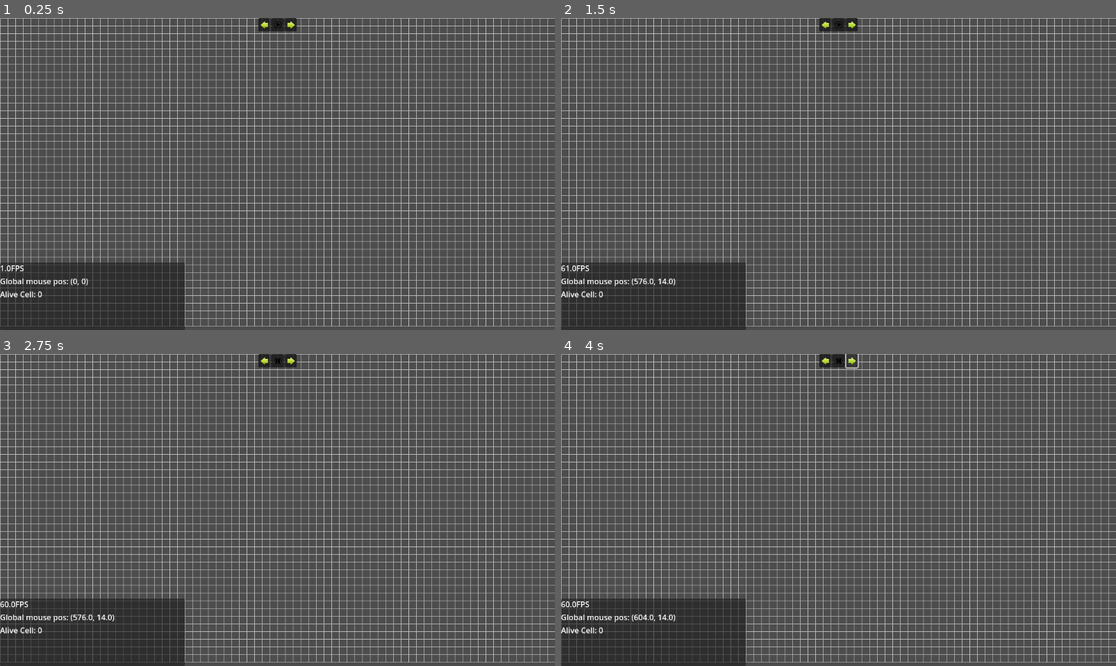
Above: before the commit, frames 1-4 (two rows, left to right).
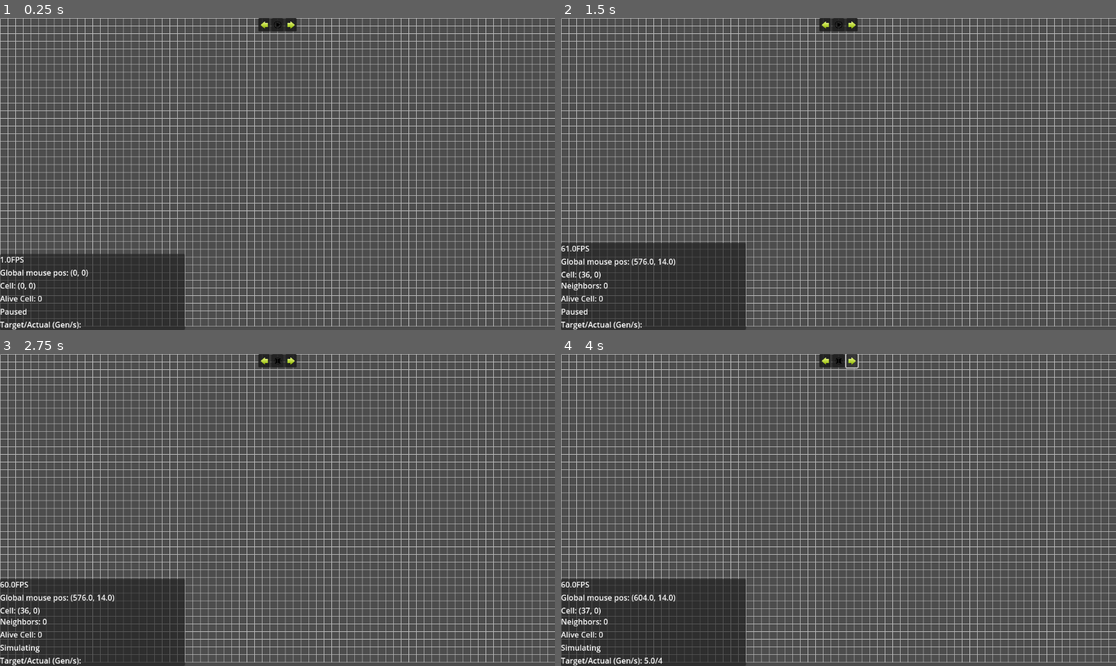
Above: after the commit, the same moments.

Repository: Eli410/Conways-game-of-life
Game: Godot game, scene res://scenes/game.tscn
Same seed, same stepped clock (60 frames per second), same inputs: the game is played once before the commit and once after it.
Inputs (mouse positions are in pixels of both pictures, inside the frame that each line leads up to):
- Up to frame 1 (0.25 s): no input
- Up to frame 2 (1.5 s): click (838, 24) at 0.5 s; click (838, 24) at 1.25 s
- Up to frame 3 (2.75 s): click (277, 360) at 2 s
- Up to frame 4 (4 s): click (849, 360) at 2.75 s; click (849, 360) at 3.5 s

The runs differ from the first frame. In frame 1, 1.6% of the frame differs, in the area x 0-34%, y 75-100%; in frame 2, 2.9%; in frame 3, 2.9%; in frame 4, 2.9%, in the area x 0-34%, y 71-100%.

Commit message:
working game
Game working, added some debug info

Diff:
--- a/conway's-game-of-life/scenes/game.tscn
+++ b/conway's-game-of-life/scenes/game.tscn
@@ -6,8 +6,11 @@
 [ext_resource type="Script" uid="uid://cai4dc77okk2s" path="res://scripts/mouse_pos.gd" id="2_lbhrr"]
 [ext_resource type="Script" uid="uid://busarx4hd7jb8" path="res://scripts/camera_2d.gd" id="2_yqjtg"]
 [ext_resource type="Script" uid="uid://bc08sytabywop" path="res://scripts/cell_count.gd" id="4_p57ef"]
+[ext_resource type="Script" uid="uid://df0i0qyxg5163" path="res://scripts/state.gd" id="5_dinhu"]
+[ext_resource type="Script" uid="uid://bih0nlov045q" path="res://scripts/cell.gd" id="6_kvuet"]
 [ext_resource type="Texture2D" uid="uid://dsxg41mne3lgq" path="res://icons/prev.png" id="7_0tnpc"]
 [ext_resource type="Script" uid="uid://c1l70x4gnsvw8" path="res://scripts/h_box_container.gd" id="7_kvpfn"]
+[ext_resource type="Script" uid="uid://dldj6q4lyeoao" path="res://scripts/simulation_speed.gd" id="7_trtic"]
 [ext_resource type="Texture2D" uid="uid://bdyhltcecs6of" path="res://icons/play.png" id="7_u5sy4"]
 [ext_resource type="Texture2D" uid="uid://dchrem8skobgo" path="res://icons/pause.png" id="9_kvpfn"]
 [ext_resource type="Texture2D" uid="uid://bn4ej744tt4b2" path="res://icons/next.png" id="9_vtaks"]
@@ -50,11 +53,29 @@
 fit_content = true
 script = ExtResource("2_lbhrr")
 
+[node name="CellPos" type="RichTextLabel" parent="DebugMenu/Control/PanelContainer/VBoxContainer"]
+layout_mode = 2
+text = "Cell: (0, 0)"
+fit_content = true
+script = ExtResource("6_kvuet")
+
 [node name="CellCount" type="RichTextLabel" parent="DebugMenu/Control/PanelContainer/VBoxContainer"]
 layout_mode = 2
 text = "Alive Cell: 0"
 fit_content = true
 script = ExtResource("4_p57ef")
+
+[node name="State" type="RichTextLabel" parent="DebugMenu/Control/PanelContainer/VBoxContainer"]
+layout_mode = 2
+text = "Paused"
+fit_content = true
+script = ExtResource("5_dinhu")
+
+[node name="SimulationSpeed" type="RichTextLabel" parent="DebugMenu/Control/PanelContainer/VBoxContainer"]
+layout_mode = 2
+text = "Target/Actual (Gen/s):"
+fit_content = true
+script = ExtResource("7_trtic")
 
 [node name="Camera2D" type="Camera2D" parent="."]
 unique_name_in_owner = true
@@ -106,5 +127,10 @@
 layout_mode = 2
 icon = ExtResource("9_vtaks")
 
+[connection signal="pressed" from="CanvasLayer/TopMenu/PanelContainer/HBoxContainer/Play" to="DebugMenu/Control/PanelContainer/VBoxContainer/State" method="_on_play_pressed"]
+[connection signal="pressed" from="CanvasLayer/TopMenu/PanelContainer/HBoxContainer/Play" to="Board" method="_on_play_pressed"]
 [connection signal="pressed" from="CanvasLayer/TopMenu/PanelContainer/HBoxContainer/Play" to="CanvasLayer/TopMenu/PanelContainer/HBoxContainer" method="_on_play_pressed"]
+[connection signal="pressed" from="CanvasLayer/TopMenu/PanelContainer/HBoxContainer/Pause" to="DebugMenu/Control/PanelContainer/VBoxContainer/State" method="_on_pause_pressed"]
+[connection signal="pressed" from="CanvasLayer/TopMenu/PanelContainer/HBoxContainer/Pause" to="Board" method="_on_pause_pressed"]
 [connection signal="pressed" from="CanvasLayer/TopMenu/PanelContainer/HBoxContainer/Pause" to="CanvasLayer/TopMenu/PanelContainer/HBoxContainer" method="_on_pause_pressed"]
+[connection signal="pressed" from="CanvasLayer/TopMenu/PanelContainer/HBoxContainer/Next" to="Board" method="_on_next_pressed"]
--- a/conway's-game-of-life/scripts/board.gd
+++ b/conway's-game-of-life/scripts/board.gd
@@ -6,6 +6,8 @@
 var _painted : Dictionary = {}
 var mouse_left_hold := false
 var mode := "paint"
+var simulate := false
+var delay := 0.2
 
 signal cell_changed()
 
@@ -25,14 +27,14 @@
 		var rect = Rect2i(pos * cell_size, Vector2(cell_size, cell_size))
 		draw_rect(rect, c, true)
 
+	cell_changed.emit()
+
 func paint_cell(cell : Vector2i, color : Color) -> void:
 	_painted[cell] = color
-	cell_changed.emit()
 	queue_redraw()
 
 func erase_cell(cell : Vector2i) -> void:
 	_painted.erase(cell)
-	cell_changed.emit()
 	queue_redraw()
 
 func clear_all() -> void:
@@ -40,7 +42,22 @@
 	queue_redraw()
 
 func global_to_cell(pos: Vector2i):
-	return Vector2i((pos[0] / cell_size), (pos[1] / cell_size))
+	return pos / cell_size
+	#return Vector2i((pos[0] / cell_size), (pos[1] / cell_size))
+
+func get_neighbors(pos: Vector2i):
+	const neighboring_squares := [
+		Vector2i(-1,-1), Vector2i(0,-1), Vector2i(1,-1),
+		Vector2i(-1, 0),                 Vector2i(1, 0),
+		Vector2i(-1, 1), Vector2i(0, 1), Vector2i(1, 1)
+	]
+	var neighbors := {}
+	for n in neighboring_squares:
+		if _painted.get(pos + n):
+			neighbors[pos + n] = 1
+		else:
+			neighbors[pos + n] = 0
+	return neighbors
 
 func _unhandled_input(event: InputEvent) -> void:
 	if event is InputEventMouseButton and Input.is_action_just_pressed("mouse_left"):
@@ -57,4 +74,49 @@
 			erase_cell(curr_cell)
 
 func next_gen():
-	pass
+	var next_gen := {}
+	var alive_candidate := {}
+	for cell in _painted.keys():
+		var neighbors = get_neighbors(cell)
+		for n in neighbors:
+			if alive_candidate.get(n):
+				alive_candidate[n] += 1
+			else:
+				alive_candidate[n] = 1
+
+		var num_neighbors = neighbors.values().count(1)
+		if num_neighbors < 2:
+			pass
+		elif num_neighbors == 2 or num_neighbors == 3:
+			next_gen[cell] = Color.WHITE
+		elif num_neighbors > 3:
+			pass
+
+	for c in alive_candidate.keys():
+		if alive_candidate[c] == 3:
+			next_gen[c] = Color.WHITE
+
+	_painted = next_gen
+
+func _on_next_pressed() -> void:
+	if not simulate:
+		next_gen()
+		queue_redraw()
+
+func _on_play_pressed() -> void:
+	simulate = true
+
+func _on_pause_pressed() -> void:
+	simulate = false
+
+func run_simulation():
+	while true:
+		if simulate:
+			await get_tree().create_timer(delay).timeout
+			next_gen()
+			queue_redraw()
+		else:
+			await get_tree().process_frame
+
+func _ready() -> void:
+	run_simulation()
--- /dev/null
+++ b/conway's-game-of-life/scripts/cell.gd
@@ -0,0 +1,8 @@
+extends RichTextLabel
+
+@onready var board: Node2D = %Board
+func _input(event: InputEvent) -> void:
+	if event is InputEventMouseMotion:
+		text = "Cell: " + str(board.call("global_to_cell", get_global_mouse_position())) + "\n"
+		var n = board.call("get_neighbors", board.call("global_to_cell", get_global_mouse_position()))
+		text += "Neighbors: " + str(n.values().count(1))
--- /dev/null
+++ b/conway's-game-of-life/scripts/simulation_speed.gd
@@ -0,0 +1,22 @@
+extends RichTextLabel
+@onready var board: Node2D = %Board
+var count := 0
+
+func _ready() -> void:
+	board.cell_changed.connect(_on_count_changed)
+	track_update()
+
+func _on_count_changed():
+	if board.get('simulate'):
+		count += 1
+
+func track_update():
+	while true:
+		if board.get('simulate'):
+			await get_tree().create_timer(1.0).timeout
+			var target = 1 / board.get('delay')
+			text = "Target/Actual (Gen/s): " + str(target) + '/' + str(count)
+			count = 0
+		else:
+			text = "Target/Actual (Gen/s): "
+			await get_tree().process_frame
--- /dev/null
+++ b/conway's-game-of-life/scripts/state.gd
@@ -0,0 +1,8 @@
+extends RichTextLabel
+
+
+func _on_play_pressed() -> void:
+	text = "Simulating"
+
+func _on_pause_pressed() -> void:
+	text = "Paused"
Not shown: 1 places in conway's-game-of-life/scenes/game.tscn that only renumber resources
Not shown, added: conway's-game-of-life/scripts/cell.gd.uid
Not shown, added: conway's-game-of-life/scripts/simulation_speed.gd.uid
Not shown, added: conway's-game-of-life/scripts/state.gd.uid
